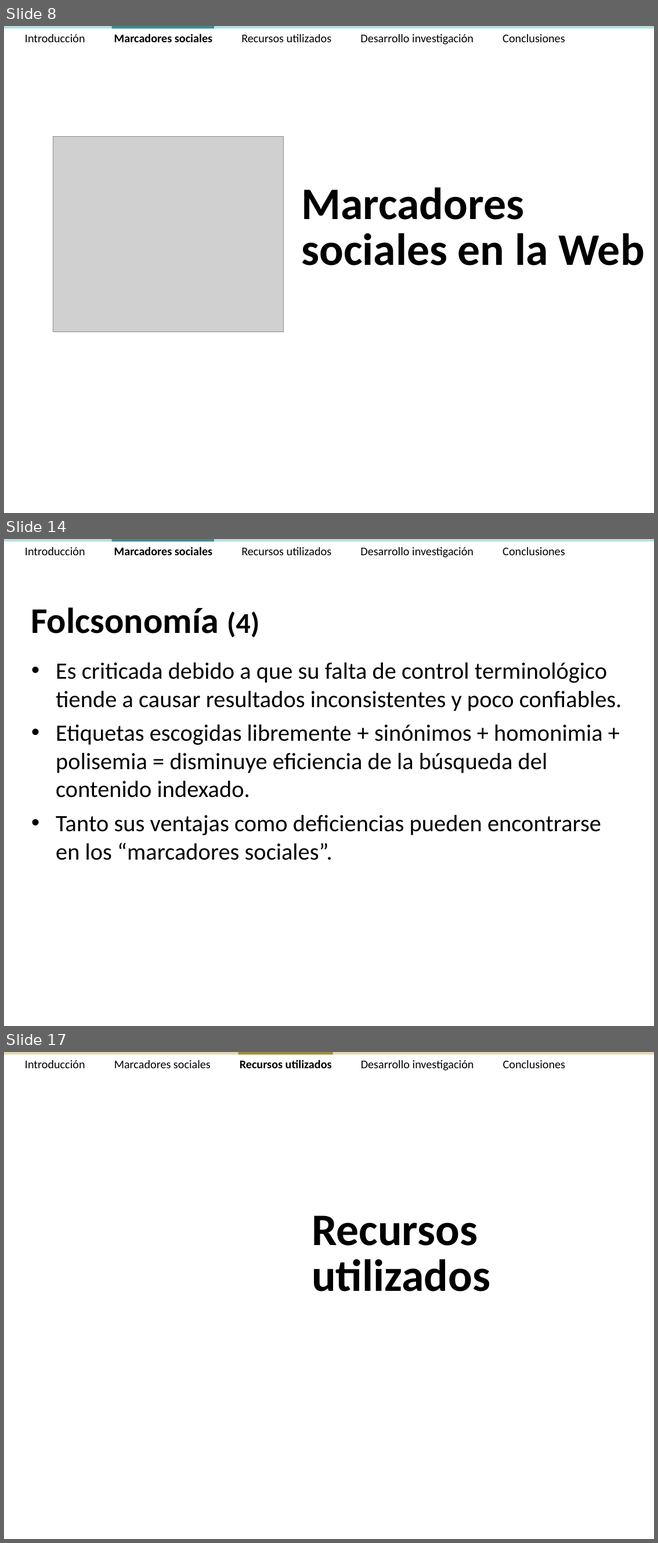
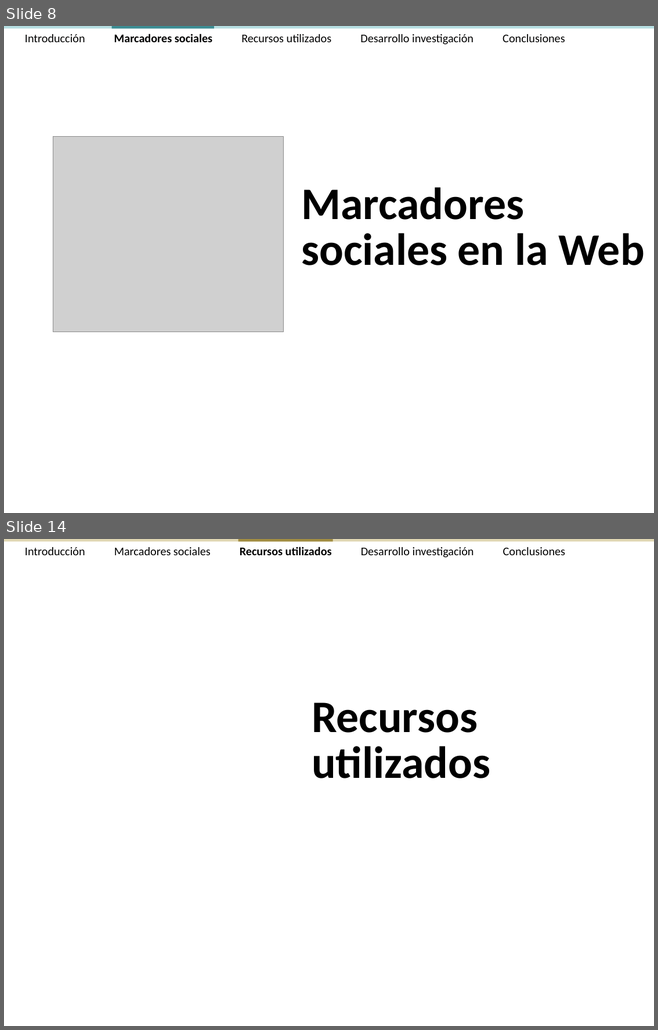
Before and after one commit to ak907kenai/nicotournetesis, a slide deck: docs_trunk/Presentación/Nicolás Tourné - Presentación Tesis (v2.3).ppt. Shown one above the other, each under a label of ours: slides 8, 14 and 17 before the commit, slides 8 and 14 after it; the slides between them are not shown. The pictures are 658x1543 and 658x1030 pixels, drawn with LibreOffice and Linux fonts; fonts in the diff are those of the drawing; grey boxes stand for pictures. Boxes give left, top, right and bottom in pixels: in the first picture for what was removed or moved away, otherwise in the second. Text is boxed around its words. In the diff, an @@ line names an element or a change of style, - is before the commit and + after.

```diff
--- a/docs_trunk/Presentación/Nicolás Tourné - Presentación Tesis (v2.3).ppt
+++ b/docs_trunk/Presentación/Nicolás Tourné - Presentación Tesis (v2.3).ppt
@@ slide 14 removed at [4, 539, 654, 1026], background #FFFFFF @@
@@ rectangle removed at [4, 539, 654, 541] @@
@@ text removed at [25, 547, 564, 558] @@
-Introducción Marcadores sociales Recursos utilizados Desarrollo investigación Conclusiones
@@ rectangle removed at [112, 539, 214, 541] @@
@@ title removed at [31, 607, 259, 638] @@
-Folcsonomía (4)
@@ text removed at [56, 663, 622, 860] @@
-• Es criticada debido a que su falta de control terminológico tiende a causar resultados inconsistentes y poco confiables.
-• Etiquetas escogidas libremente + sinónimos + homonimia + polisemia = disminuye eficiencia de la búsqueda del contenido indexado.
-• Tanto sus ventajas como deficiencias pueden encontrarse en los “marcadores sociales”.
@@ what was slide 17 is now slide 14 @@
```
Also in this commit, not shown: 5 slides changed, 2 other slides removed, 2 other files.
